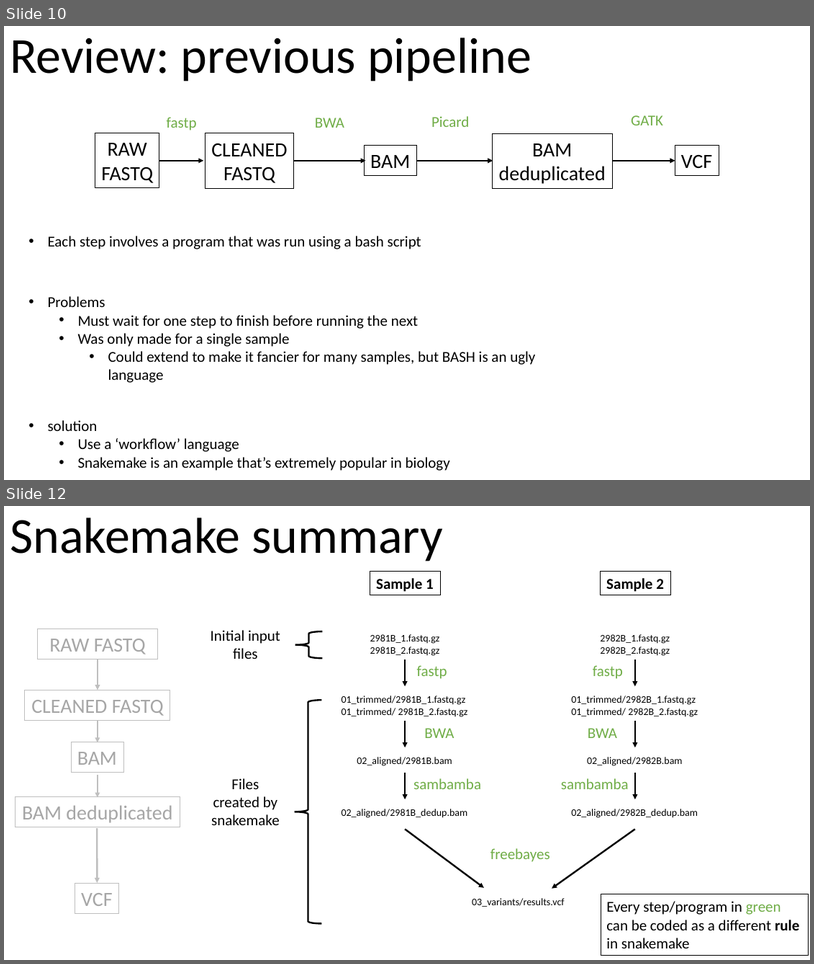
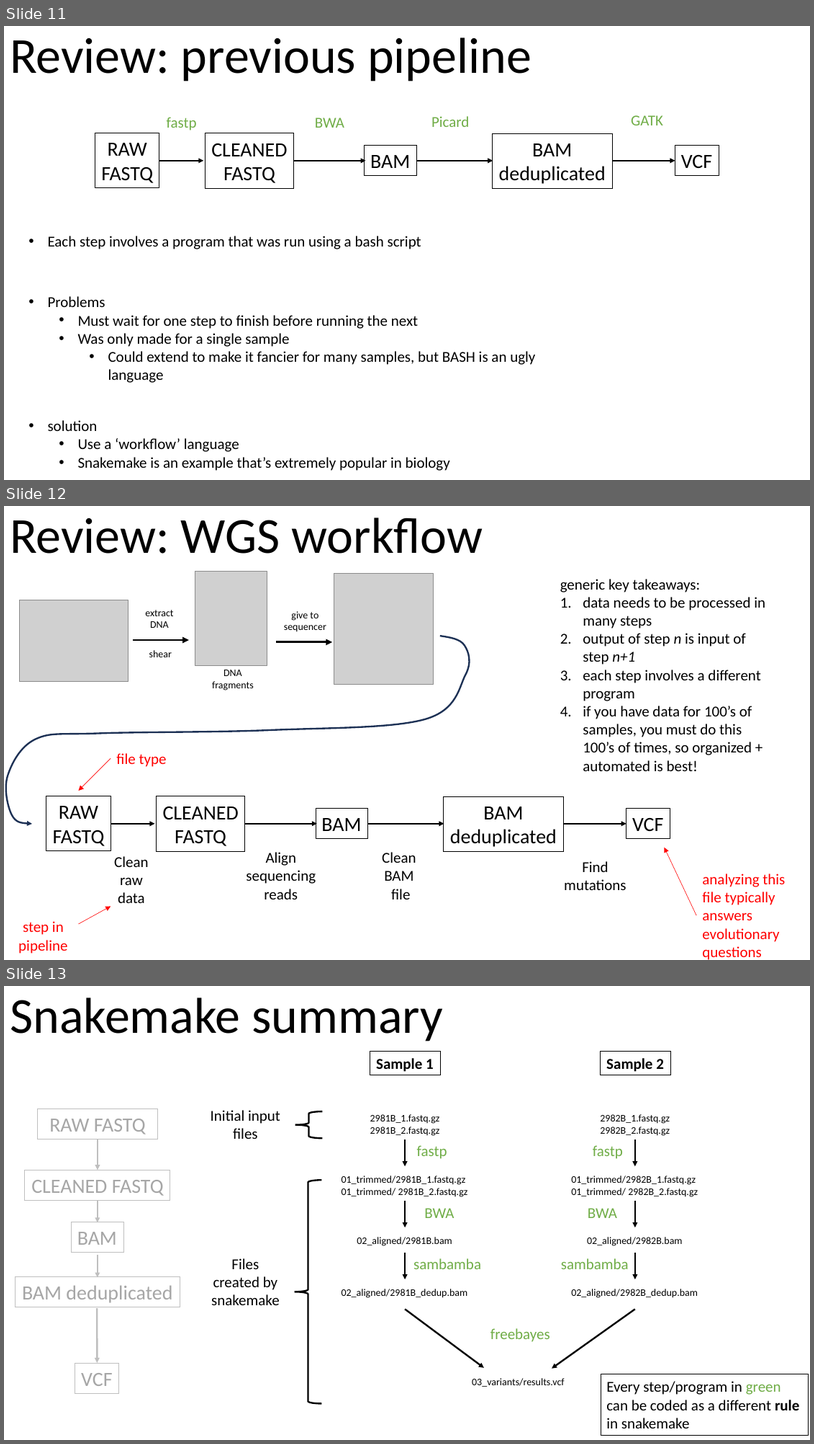
Before and after one commit to brian-arnold/intro_compbio_workflows_2024, a slide deck: slides/part2_snakemake.pptx. Shown one above the other, each under a label of ours: slides 10 and 12 before the commit, slides 11, 12 and 13 after it; the slides between them are not shown. The pictures are 814x964 and 814x1444 pixels, drawn with LibreOffice and Linux fonts; fonts in the diff are those of the drawing; grey boxes stand for pictures. Boxes give left, top, right and bottom in pixels: in the first picture for what was removed or moved away, otherwise in the second. Text is boxed around its words. In the diff, an @@ line names an element or a change of style, - is before the commit and + after.

```diff
--- a/slides/part2_snakemake.pptx
+++ b/slides/part2_snakemake.pptx
@@ slide 12 added at [4, 506, 810, 960], background #FFFFFF @@
@@ text added at [10, 518, 484, 554], 60 pt, text #000000 @@
+Review: WGS workflow
@@ picture added at [196, 571, 267, 666] @@
@@ picture added at [334, 574, 434, 685] @@
@@ text added at [561, 579, 766, 771], 18 pt, text #000000 @@
+generic key takeaways:
+1. data needs to be processed in many steps
+2. output of step n is input of step n+1
+3. each step involves a different program
+4. if you have data for 100’s of samples, you must do this 100’s of times, so organized + automated is best!
@@ picture added at [19, 600, 129, 682] @@
@@ text added at [145, 610, 173, 628], 12 pt, text #000000 @@
+extract DNA
@@ text added at [284, 611, 327, 632], 12 pt, text #000000 @@
+give to sequencer
@@ freeform shape added at [6, 636, 469, 824], outline #1E3256 2 pt @@
@@ arrow added from (133, 640) to (189, 640), #000000 2.5 pt @@
@@ text added at [149, 650, 172, 657], 12 pt, text #000000 @@
+shear
@@ arrow added from (276, 642) to (332, 642), #000000 2.5 pt @@
@@ text added at [212, 669, 254, 690], 12 pt, text #000000 @@
+DNA fragments
@@ arrow added from (111, 758) to (78, 790), #FF0000 0.5 pt @@
@@ text added at [116, 753, 167, 767], 18 pt, text #FF0000 @@
+file type
@@ arrow added from (697, 916) to (665, 847), #FF0000 0.5 pt @@
@@ group added at [46, 795, 670, 903]: 5 rectangles, 4 arrows, 4 texts @@
+RAW
+FASTQ
+BAM
+CLEANED
+FASTQ
+BAM
+deduplicated
+Clean raw data
+Align sequencing reads
+Clean
+BAM
+file
+VCF
+Find mutations
@@ text added at [702, 873, 785, 960], 18 pt, text #FF0000 @@
+analyzing this file typically answers evolutionary questions
@@ arrow added from (78, 924) to (111, 906), #FF0000 0.5 pt @@
@@ text added at [18, 921, 67, 953], 18 pt, text #FF0000 @@
+step in pipeline
@@ what was slide 10 is now slide 11 @@
@@ what was slide 12 is now slide 13 @@
```
Also in this commit, not shown: 5 slides changed, 1 other slide added, 1 slide removed.
